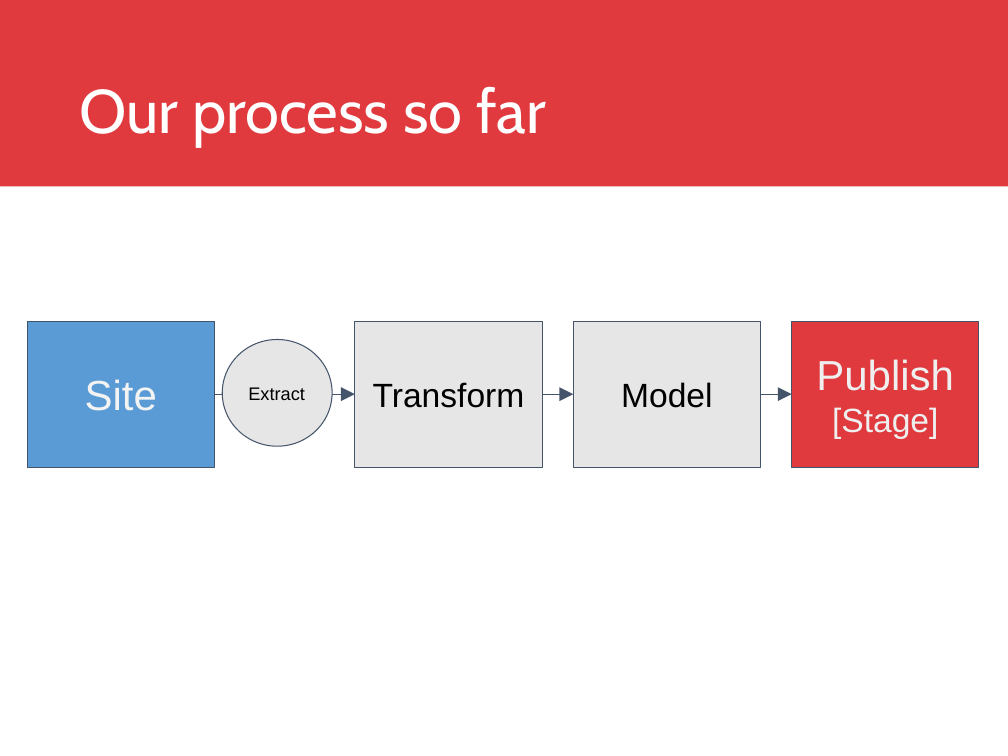
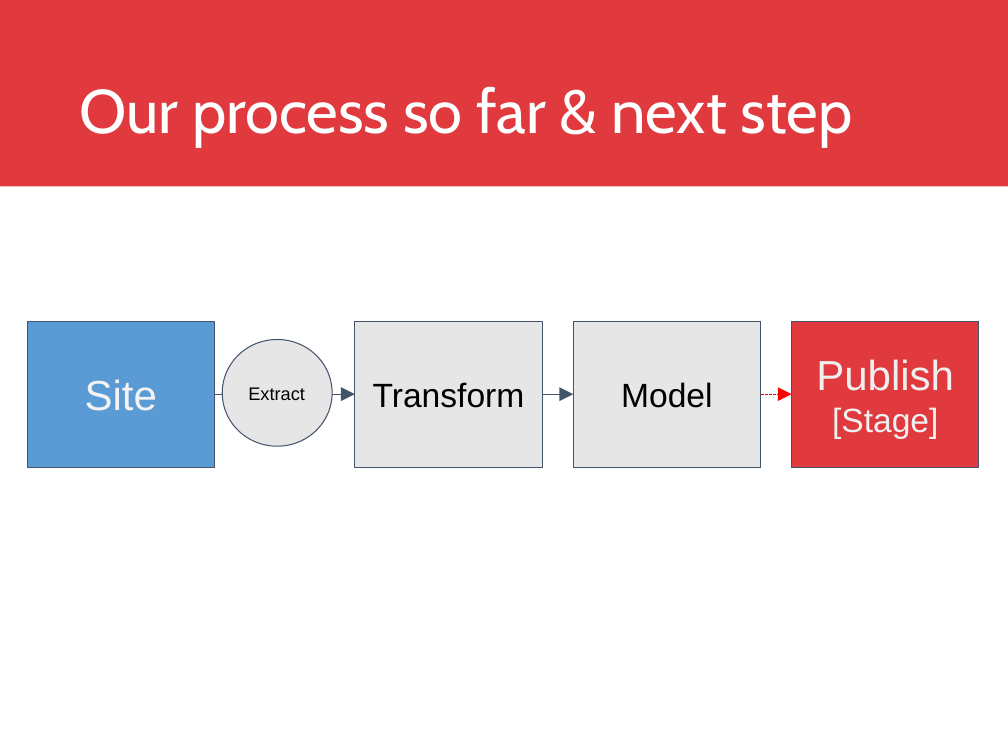
Before and after one commit to DreaJulca/streamvis-lecture, a slide deck: slide 20 of Visual Data Science.pptx. Drawn at 1008x756 pixels with LibreOffice and Linux fonts; fonts in the diff are those of the drawing; background and template pictures are left out. Boxes give left, top, right and bottom in pixels: in the first picture for what was removed or moved away, otherwise in the second. Text is boxed around its words. In the diff, an @@ line names an element or a change of style, - is before the commit and + after.

```diff
--- a/Visual Data Science.pptx
+++ b/Visual Data Science.pptx
@@ title at <box>79,87,853,147</box>: text changed @@
-Our process so far
+Our process so far & next step
@@ arrow (761, 394) - (791, 394): stroke #44546A 0.75 pt to #FF0000 0.75 pt dashed @@
```
Also in this commit, not shown: 4 other slides changed, 1 other file.
